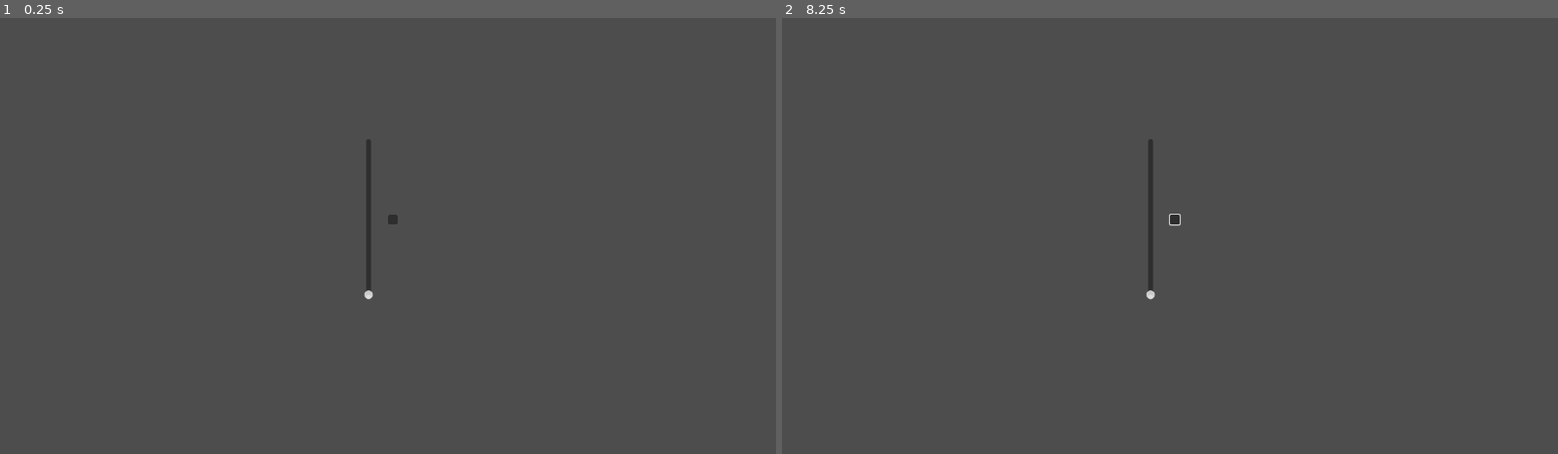
Above: before the commit, frames 1-2 (left to right).
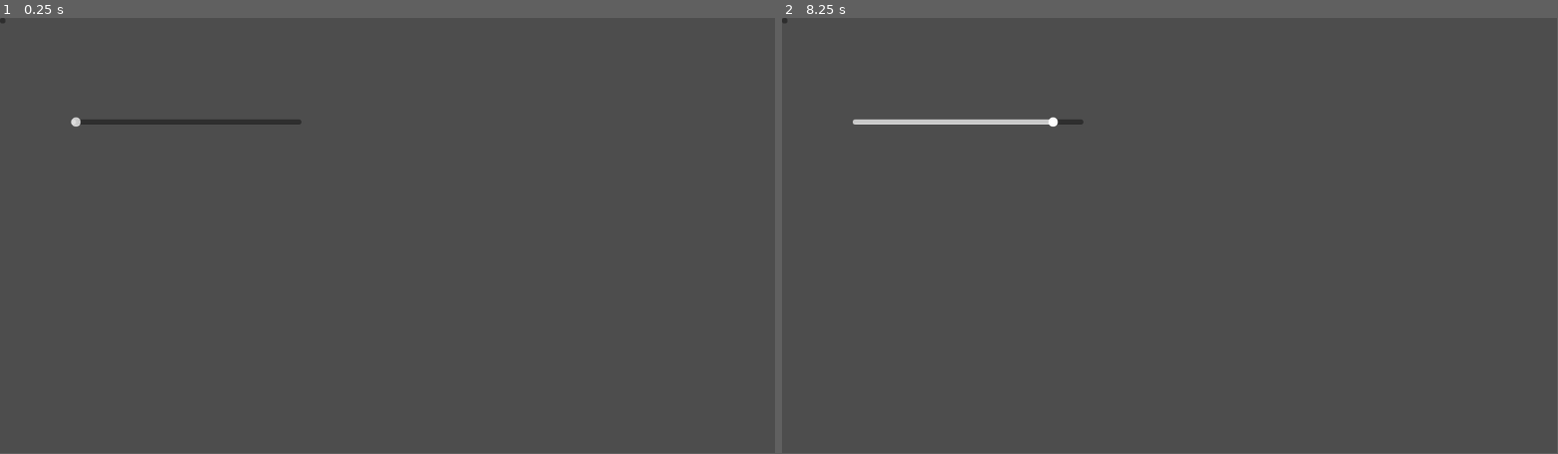
Above: after the commit, the same moments.

Repository: Joneck/godot_cardgame
Game: Godot game, scene res://start_run.tscn
Two runs of this game, one before a commit and one after it. Both use one fixed random seed, a clock stepped at 60 frames per second and the inputs below. This scene is started directly instead of the project's main scene.
Inputs (mouse positions are in pixels of both pictures, inside the frame that each line leads up to; where the layout moved, square brackets give the same spot in the first picture):
- Up to frame 1 (0.25 s): no input
- Up to frame 2 (8.25 s): click (782, 22) [1177, 218] at 0.5 s; click (782, 22) [1177, 218] at 1.25 s; click (782, 22) [1177, 218] at 2 s; tap Enter at 2.75, 4.25, 5.75 s; move the mouse to (1340, 214) at 2.77 s; click (1340, 214) at 2.92 s; tap Space at 3.5, 5, 6.5 s; move the mouse to (1014, 257) at 3.52 s; click (1014, 257) at 3.67 s; move the mouse to (1247, 140) at 4.27 s; click (1247, 140) at 4.42 s; move the mouse to (1131, 323) at 5.02 s; click (1131, 323) at 5.17 s; move the mouse to (1402, 301) at 5.77 s; click (1402, 301) at 5.92 s; move the mouse to (937, 170) at 6.52 s; click (937, 170) at 6.67 s; move the mouse to (1208, 236) at 7.27 s; click (1208, 236) at 7.42 s; move the mouse to (1053, 127) at 8.02 s; click (1053, 127) at 8.17 s
In our replay, the window is 800x450 before the commit and 799x449 after it. These sizes can differ from the game's own. Grey fills any space a smaller window leaves; there, only what the larger window draws over its background counts as a difference.

The runs differ from the first frame. In frame 1, 0.6% of the frame differs, in the area x 0-52%, y 0-65%; in frame 2, 0.6%.

Commit message:
Revert "Rework question mark"
This reverts commit fbfae98cb2f1c4a5f76f3c136f7b6958a7bbdace.

Diff:
--- a/project.godot
+++ b/project.godot
@@ -14,8 +14,3 @@
 run/main_scene="res://scenes/fight_scene.tscn"
 config/features=PackedStringArray("4.1", "Forward Plus")
 config/icon="res://icon.svg"
-
-[display]
-
-window/size/viewport_width=1280
-window/size/viewport_height=720
--- /dev/null
+++ b/scenes/map.tscn
@@ -0,0 +1,17 @@
+[gd_scene load_steps=2 format=3 uid="uid://bnrbxyrmh37km"]
+
+[ext_resource type="PackedScene" uid="uid://cmenc46fx7ur8" path="res://scenes/map_question_mark.tscn" id="1_jbcn4"]
+
+[node name="Node2D" type="Node2D"]
+
+[node name="mqm" parent="." instance=ExtResource("1_jbcn4")]
+position = Vector2(197, 230)
+
+[node name="mqm2" parent="." instance=ExtResource("1_jbcn4")]
+position = Vector2(436, 477)
+
+[node name="mqm3" parent="." instance=ExtResource("1_jbcn4")]
+position = Vector2(656, 192)
+
+[node name="mqm4" parent="." instance=ExtResource("1_jbcn4")]
+position = Vector2(925, 406)
--- a/scenes/map/map_q_button/map_q_button.tres
+++ /dev/null
@@ -1,121 +0,0 @@
-[gd_resource type="SpriteFrames" load_steps=25 format=3 uid="uid://b1otd4uqmh16i"]
-
-[ext_resource type="Texture2D" uid="uid://d4nv80a1ruhuq" path="res://artwork/map_question_tile/visited/question_tile_visited_1.png" id="2_28ol7"]
-[ext_resource type="Texture2D" uid="uid://ctqqdfkq7qj4c" path="res://artwork/map_question_tile/visited/question_tile_visited_2.png" id="3_3jxwg"]
-[ext_resource type="Texture2D" uid="uid://ily8c7bl48lp" path="res://artwork/map_question_tile/question_tile.png" id="4_ukmsg"]
-[ext_resource type="Texture2D" uid="uid://60qekyv5c6vo" path="res://artwork/map_question_tile/hover/question_mark_hover_1.png" id="5_s27t7"]
-[ext_resource type="Texture2D" uid="uid://b8rgq1s6utmxl" path="res://artwork/map_question_tile/hover/question_mark_hover_2.png" id="6_ubj77"]
-[ext_resource type="Texture2D" uid="uid://2yb31hlwtmag" path="res://artwork/map_question_tile/hover/question_mark_hover_3.png" id="7_ejyud"]
-[ext_resource type="Texture2D" uid="uid://otcr8lddysta" path="res://artwork/map_question_tile/hover/question_mark_hover_4.png" id="8_otv3t"]
-[ext_resource type="Texture2D" uid="uid://ccmptwlwgb8l4" path="res://artwork/map_question_tile/hover/question_mark_hover_5.png" id="9_ykbxl"]
-[ext_resource type="Texture2D" uid="uid://ig78exdp7b8y" path="res://artwork/map_question_tile/hover/question_mark_hover_6.png" id="10_ctyce"]
-[ext_resource type="Texture2D" uid="uid://d13mr27e3ls0a" path="res://artwork/map_question_tile/hover/question_mark_hover_7.png" id="11_sv4fg"]
-[ext_resource type="Texture2D" uid="uid://b41iehfaqtgwq" path="res://artwork/map_question_tile/transition/question_mark_transition_1.png" id="12_8e4uk"]
-[ext_resource type="Texture2D" uid="uid://bbb6hoj0h8qg" path="res://artwork/map_question_tile/transition/question_mark_transition_2.png" id="13_2uchs"]
-[ext_resource type="Texture2D" uid="uid://rqihrxxsm6oy" path="res://artwork/map_question_tile/transition/question_mark_transition_3.png" id="14_inoh8"]
-[ext_resource type="Texture2D" uid="uid://dv5vu6u2lhlao" path="res://artwork/map_question_tile/transition/question_mark_transition_4.png" id="15_5y8fu"]
-[ext_resource type="Texture2D" uid="uid://daer4kmaca06s" path="res://artwork/map_question_tile/transition/question_mark_transition_5.png" id="16_12qe6"]
-[ext_resource type="Texture2D" uid="uid://b5k84eagwm1rh" path="res://artwork/map_question_tile/transition/question_mark_transition_6.png" id="17_ebch2"]
-[ext_resource type="Texture2D" uid="uid://do06a3n221bwk" path="res://artwork/map_question_tile/transition/question_mark_transition_7.png" id="18_7pism"]
-[ext_resource type="Texture2D" uid="uid://bl73m1lmad447" path="res://artwork/map_question_tile/transition/question_mark_transition_8.png" id="19_ddicp"]
-[ext_resource type="Texture2D" uid="uid://drjsxvqbabo8h" path="res://artwork/map_question_tile/transition/question_mark_transition_9.png" id="20_d5sp3"]
-[ext_resource type="Texture2D" uid="uid://blfead6o54pge" path="res://artwork/map_question_tile/transition/question_mark_transition_10.png" id="21_hul31"]
-[ext_resource type="Texture2D" uid="uid://b5sdiijhyoc3x" path="res://artwork/map_question_tile/transition/question_mark_transition_11.png" id="22_mrv7l"]
-[ext_resource type="Texture2D" uid="uid://cgr8slfbkearp" path="res://artwork/map_question_tile/transition/question_mark_transition_12.png" id="23_sfdja"]
-[ext_resource type="Texture2D" uid="uid://b172rde6e5ilo" path="res://artwork/map_question_tile/transition/question_mark_transition_13.png" id="24_y3bm5"]
-[ext_resource type="Texture2D" uid="uid://c5acmdfwr1ct0" path="res://artwork/map_question_tile/transition/question_mark_transition_14.png" id="25_hbljo"]
-
-[resource]
-animations = [{
-"frames": [{
-"duration": 2.0,
-"texture": ExtResource("2_28ol7")
-}, {
-"duration": 1.0,
-"texture": ExtResource("3_3jxwg")
-}],
-"loop": false,
-"name": &"completed_transition",
-"speed": 1.0
-}, {
-"frames": [{
-"duration": 1.0,
-"texture": ExtResource("4_ukmsg")
-}],
-"loop": true,
-"name": &"default",
-"speed": 1.0
-}, {
-"frames": [{
-"duration": 1.0,
-"texture": ExtResource("5_s27t7")
-}, {
-"duration": 1.0,
-"texture": ExtResource("6_ubj77")
-}, {
-"duration": 1.0,
-"texture": ExtResource("7_ejyud")
-}, {
-"duration": 1.0,
-"texture": ExtResource("8_otv3t")
-}, {
-"duration": 1.0,
-"texture": ExtResource("9_ykbxl")
-}, {
-"duration": 1.0,
-"texture": ExtResource("10_ctyce")
-}, {
-"duration": 1.0,
-"texture": ExtResource("11_sv4fg")
-}],
-"loop": true,
-"name": &"hover",
-"speed": 6.0
-}, {
-"frames": [{
-"duration": 1.0,
-"texture": ExtResource("12_8e4uk")
-}, {
-"duration": 1.0,
-"texture": ExtResource("13_2uchs")
-}, {
-"duration": 1.0,
-"texture": ExtResource("14_inoh8")
-}, {
-"duration": 1.0,
-"texture": ExtResource("15_5y8fu")
-}, {
-"duration": 1.0,
-"texture": ExtResource("16_12qe6")
-}, {
-"duration": 1.0,
-"texture": ExtResource("17_ebch2")
-}, {
-"duration": 1.0,
-"texture": ExtResource("18_7pism")
-}, {
-"duration": 1.0,
-"texture": ExtResource("19_ddicp")
-}, {
-"duration": 1.0,
-"texture": ExtResource("20_d5sp3")
-}, {
-"duration": 1.0,
-"texture": ExtResource("21_hul31")
-}, {
-"duration": 1.0,
-"texture": ExtResource("22_mrv7l")
-}, {
-"duration": 1.0,
-"texture": ExtResource("23_sfdja")
-}, {
-"duration": 1.0,
-"texture": ExtResource("24_y3bm5")
-}, {
-"duration": 1.0,
-"texture": ExtResource("25_hbljo")
-}],
-"loop": false,
-"name": &"hover_transition",
-"speed": 13.0
-}]
--- a/scenes/map/map_q_button/map_q_button.tscn
+++ /dev/null
@@ -1,30 +0,0 @@
-[gd_scene load_steps=3 format=3 uid="uid://b72dpu6axbml"]
-
-[ext_resource type="SpriteFrames" uid="uid://b1otd4uqmh16i" path="res://scenes/map/map_q_button/map_q_button.tres" id="1_5dsx8"]
-[ext_resource type="Script" path="res://scripts/map_question_mark.gd" id="2_4ev37"]
-
-[node name="AnimatedSprite2D" type="AnimatedSprite2D"]
-position = Vector2(436, 314)
-sprite_frames = ExtResource("1_5dsx8")
-animation = &"completed_transition"
-frame = 1
-frame_progress = 1.0
-script = ExtResource("2_4ev37")
-
-[node name="Button" type="Button" parent="."]
-show_behind_parent = true
-anchors_preset = 15
-anchor_right = 1.0
-anchor_bottom = 1.0
-offset_left = -50.0
-offset_top = -50.0
-offset_right = -50.0
-offset_bottom = -50.0
-grow_horizontal = 2
-grow_vertical = 2
-
-[connection signal="animation_finished" from="." to="." method="_on_animation_finished"]
-[connection signal="draw" from="." to="." method="_on_draw"]
-[connection signal="button_up" from="Button" to="." method="_on_button_up"]
-[connection signal="mouse_entered" from="Button" to="." method="_on_mouse_entered"]
-[connection signal="mouse_exited" from="Button" to="." method="_on_mouse_exited"]
--- /dev/null
+++ b/scenes/map_question_mark.tscn
@@ -0,0 +1,156 @@
+[gd_scene load_steps=28 format=3 uid="uid://cmenc46fx7ur8"]
+
+[ext_resource type="Texture2D" uid="uid://bsvaicvvaqy3k" path="res://artwork/map_tile.png" id="1_0jg3b"]
+[ext_resource type="Texture2D" uid="uid://60qekyv5c6vo" path="res://artwork/map_question_tile/hover/question_mark_hover_1.png" id="2_3upxv"]
+[ext_resource type="Texture2D" uid="uid://b8rgq1s6utmxl" path="res://artwork/map_question_tile/hover/question_mark_hover_2.png" id="3_7iyrw"]
+[ext_resource type="Texture2D" uid="uid://2yb31hlwtmag" path="res://artwork/map_question_tile/hover/question_mark_hover_3.png" id="4_8cong"]
+[ext_resource type="Texture2D" uid="uid://otcr8lddysta" path="res://artwork/map_question_tile/hover/question_mark_hover_4.png" id="5_7gy08"]
+[ext_resource type="Texture2D" uid="uid://ccmptwlwgb8l4" path="res://artwork/map_question_tile/hover/question_mark_hover_5.png" id="6_andbk"]
+[ext_resource type="Texture2D" uid="uid://ig78exdp7b8y" path="res://artwork/map_question_tile/hover/question_mark_hover_6.png" id="7_uhedf"]
+[ext_resource type="Texture2D" uid="uid://d13mr27e3ls0a" path="res://artwork/map_question_tile/hover/question_mark_hover_7.png" id="8_gju7d"]
+[ext_resource type="Texture2D" uid="uid://b41iehfaqtgwq" path="res://artwork/map_question_tile/transition/question_mark_transition_1.png" id="9_w4lvu"]
+[ext_resource type="Texture2D" uid="uid://bbb6hoj0h8qg" path="res://artwork/map_question_tile/transition/question_mark_transition_2.png" id="10_lm6hc"]
+[ext_resource type="Texture2D" uid="uid://rqihrxxsm6oy" path="res://artwork/map_question_tile/transition/question_mark_transition_3.png" id="11_7h4j1"]
+[ext_resource type="Texture2D" uid="uid://dv5vu6u2lhlao" path="res://artwork/map_question_tile/transition/question_mark_transition_4.png" id="12_qibnh"]
+[ext_resource type="Texture2D" uid="uid://daer4kmaca06s" path="res://artwork/map_question_tile/transition/question_mark_transition_5.png" id="13_ce2ol"]
+[ext_resource type="Texture2D" uid="uid://b5k84eagwm1rh" path="res://artwork/map_question_tile/transition/question_mark_transition_6.png" id="14_m7clm"]
+[ext_resource type="Texture2D" uid="uid://do06a3n221bwk" path="res://artwork/map_question_tile/transition/question_mark_transition_7.png" id="15_m5oot"]
+[ext_resource type="Texture2D" uid="uid://bl73m1lmad447" path="res://artwork/map_question_tile/transition/question_mark_transition_8.png" id="16_8wbj2"]
+[ext_resource type="Texture2D" uid="uid://drjsxvqbabo8h" path="res://artwork/map_question_tile/transition/question_mark_transition_9.png" id="17_31urq"]
+[ext_resource type="Texture2D" uid="uid://blfead6o54pge" path="res://artwork/map_question_tile/transition/question_mark_transition_10.png" id="18_nypk0"]
+[ext_resource type="Texture2D" uid="uid://b5sdiijhyoc3x" path="res://artwork/map_question_tile/transition/question_mark_transition_11.png" id="19_8368m"]
+[ext_resource type="Texture2D" uid="uid://cgr8slfbkearp" path="res://artwork/map_question_tile/transition/question_mark_transition_12.png" id="20_ogclp"]
+[ext_resource type="Texture2D" uid="uid://b172rde6e5ilo" path="res://artwork/map_question_tile/transition/question_mark_transition_13.png" id="21_avyo0"]
+[ext_resource type="Texture2D" uid="uid://c5acmdfwr1ct0" path="res://artwork/map_question_tile/transition/question_mark_transition_14.png" id="22_semv5"]
+[ext_resource type="Texture2D" uid="uid://ctqqdfkq7qj4c" path="res://artwork/map_question_tile/visited/question_tile_visited_2.png" id="23_ddaum"]
+[ext_resource type="Texture2D" uid="uid://ily8c7bl48lp" path="res://artwork/map_question_tile/question_tile.png" id="24_4wmt2"]
+[ext_resource type="Texture2D" uid="uid://d4nv80a1ruhuq" path="res://artwork/map_question_tile/visited/question_tile_visited_1.png" id="25_d76vr"]
+[ext_resource type="Script" path="res://scripts/map_question_mark.gd" id="26_dp00f"]
+
+[sub_resource type="SpriteFrames" id="SpriteFrames_hmlj1"]
+animations = [{
+"frames": [{
+"duration": 1.0,
+"texture": ExtResource("1_0jg3b")
+}],
+"loop": true,
+"name": &"default",
+"speed": 10.0
+}, {
+"frames": [{
+"duration": 1.0,
+"texture": ExtResource("3_7iyrw")
+}, {
+"duration": 1.0,
+"texture": ExtResource("4_8cong")
+}, {
+"duration": 1.0,
+"texture": ExtResource("5_7gy08")
+}, {
+"duration": 1.0,
+"texture": ExtResource("6_andbk")
+}, {
+"duration": 1.0,
+"texture": ExtResource("7_uhedf")
+}, {
+"duration": 1.0,
+"texture": ExtResource("8_gju7d")
+}, {
+"duration": 1.0,
+"texture": ExtResource("2_3upxv")
+}],
+"loop": true,
+"name": &"hover",
+"speed": 6.0
+}, {
+"frames": [{
+"duration": 1.0,
+"texture": ExtResource("9_w4lvu")
+}, {
+"duration": 1.0,
+"texture": ExtResource("10_lm6hc")
+}, {
+"duration": 1.0,
+"texture": ExtResource("11_7h4j1")
+}, {
+"duration": 1.0,
+"texture": ExtResource("12_qibnh")
+}, {
+"duration": 1.0,
+"texture": ExtResource("13_ce2ol")
+}, {
+"duration": 1.0,
+"texture": ExtResource("14_m7clm")
+}, {
+"duration": 1.0,
+"texture": ExtResource("15_m5oot")
+}, {
+"duration": 1.0,
+"texture": ExtResource("16_8wbj2")
+}, {
+"duration": 1.0,
+"texture": ExtResource("17_31urq")
+}, {
+"duration": 1.0,
+"texture": ExtResource("18_nypk0")
+}, {
+"duration": 1.0,
+"texture": ExtResource("19_8368m")
+}, {
+"duration": 1.0,
+"texture": ExtResource("20_ogclp")
+}, {
+"duration": 1.0,
+"texture": ExtResource("21_avyo0")
+}, {
+"duration": 1.0,
+"texture": ExtResource("22_semv5")
+}],
+"loop": false,
+"name": &"hover_transition",
+"speed": 20.0
+}, {
+"frames": [{
+"duration": 1.0,
+"texture": ExtResource("23_ddaum")
+}],
+"loop": true,
+"name": &"visited",
+"speed": 5.0
+}, {
+"frames": [{
+"duration": 1.0,
+"texture": ExtResource("24_4wmt2")
+}, {
+"duration": 1.0,
+"texture": ExtResource("25_d76vr")
+}, {
+"duration": 1.0,
+"texture": ExtResource("23_ddaum")
+}],
+"loop": false,
+"name": &"visited_transition",
+"speed": 5.0
+}]
+
+[node name="AnimatedSprite2D" type="AnimatedSprite2D"]
+sprite_frames = SubResource("SpriteFrames_hmlj1")
+script = ExtResource("26_dp00f")
+
+[node name="Button" type="Button" parent="."]
+show_behind_parent = true
+anchors_preset = 15
+anchor_right = 1.0
+anchor_bottom = 1.0
+offset_left = -50.0
+offset_top = -50.0
+offset_right = -50.0
+offset_bottom = -50.0
+grow_horizontal = 2
+grow_vertical = 2
+
+[connection signal="animation_finished" from="." to="." method="_on_animation_finished"]
+[connection signal="draw" from="." to="." method="_on_draw"]
+[connection signal="button_up" from="Button" to="." method="_on_button_up"]
+[connection signal="mouse_entered" from="Button" to="." method="_on_mouse_entered"]
+[connection signal="mouse_exited" from="Button" to="." method="_on_mouse_exited"]
--- a/scripts/map_question_mark.gd
+++ b/scripts/map_question_mark.gd
@@ -3,9 +3,6 @@
 var currentAnim = 'default'
 var entered = false
 var completed = false
-
-func _ready():
-	play('default')
 
 func _on_mouse_entered():
 	if not completed:
@@ -38,7 +35,6 @@
 func _on_draw():
 	if entered:
 		completed = true
-		stop()
-		currentAnim = 'completed_transition'
-		play('completed_transition')
-	entered = false
+		currentAnim = 'visited_transition'
+		play('visited_transition')
+		entered = false
--- a/scripts/run_starter.gd
+++ /dev/null
@@ -1,15 +0,0 @@
-extends Node
-
-var value = 1
-
-func _on_slider_value_changed(slider_value):
-	value = slider_value
-	pass # Replace with function body.
-
-
-func _on_button_up():
-	print(value)
-	pass # Replace with function body.
-
-func generate_map(floor_number):
-	pass
--- a/scroll_container_trying.tscn
+++ /dev/null
@@ -1,26 +0,0 @@
-[gd_scene load_steps=2 format=3 uid="uid://kpn8a5kihpjc"]
-
-[ext_resource type="PackedScene" uid="uid://cfg74cn2d7bg0" path="res://scenes/map/control_question_mark_map.tscn" id="1_i3ucu"]
-
-[node name="ScrollContainer" type="ScrollContainer"]
-anchors_preset = 15
-anchor_right = 1.0
-anchor_bottom = 1.0
-grow_horizontal = 2
-grow_vertical = 2
-
-[node name="VBoxContainer" type="VBoxContainer" parent="."]
-layout_mode = 2
-size_flags_horizontal = 3
-size_flags_vertical = 3
-alignment = 1
-
-[node name="Control" parent="VBoxContainer" instance=ExtResource("1_i3ucu")]
-custom_minimum_size = Vector2(100, 100)
-layout_mode = 2
-size_flags_stretch_ratio = 0.02
-
-[node name="Control2" parent="VBoxContainer" instance=ExtResource("1_i3ucu")]
-custom_minimum_size = Vector2(100, 100)
-layout_mode = 2
-size_flags_stretch_ratio = 0.02
--- a/start_run.tscn
+++ b/start_run.tscn
@@ -1,32 +1,14 @@
-[gd_scene load_steps=2 format=3 uid="uid://d3g3xhj3i8cf3"]
-
-[ext_resource type="Script" path="res://scripts/run_starter.gd" id="1_lqlgx"]
+[gd_scene format=3 uid="uid://d3g3xhj3i8cf3"]
 
 [node name="Node2D" type="Node2D"]
-script = ExtResource("1_lqlgx")
 
-[node name="VSlider" type="VSlider" parent="."]
-offset_left = 600.0
-offset_top = 200.0
-offset_right = 616.0
-offset_bottom = 465.0
-min_value = 1.0
-max_value = 5.0
-value = 1.0
+[node name="Button" type="Button" parent="."]
+offset_right = 8.0
+offset_bottom = 8.0
 
-[node name="Button" type="Button" parent="VSlider"]
-layout_mode = 1
-anchors_preset = 6
-anchor_left = 1.0
-anchor_top = 0.5
-anchor_right = 1.0
-anchor_bottom = 0.5
-offset_left = 24.0
-offset_top = -8.0
-offset_right = 40.0
-offset_bottom = 8.0
-grow_horizontal = 0
-grow_vertical = 2
-
-[connection signal="value_changed" from="VSlider" to="." method="_on_slider_value_changed"]
-[connection signal="button_up" from="VSlider/Button" to="." method="_on_button_up"]
+[node name="HSlider" type="HSlider" parent="."]
+offset_left = 105.0
+offset_top = 139.0
+offset_right = 448.0
+offset_bottom = 172.0
+max_value = 1000.0
--- a/trying_lattice.tscn
+++ /dev/null
@@ -1,97 +0,0 @@
-[gd_scene load_steps=2 format=3 uid="uid://djxmogxgnjscm"]
-
-[ext_resource type="PackedScene" uid="uid://cmenc46fx7ur8" path="res://scenes/map/map_question_mark.tscn" id="1_2ctde"]
-
-[node name="ScrollContainer" type="ScrollContainer"]
-anchors_preset = 13
-anchor_left = 0.5
-anchor_right = 0.5
-anchor_bottom = 1.0
-offset_top = 6.0
-offset_right = 100.0
-offset_bottom = 6.0
-grow_horizontal = 2
-grow_vertical = 2
-horizontal_scroll_mode = 0
-
-[node name="VBoxContainer" type="VBoxContainer" parent="."]
-layout_mode = 2
-size_flags_horizontal = 3
-size_flags_vertical = 3
-
-[node name="Control" type="Control" parent="VBoxContainer"]
-layout_mode = 2
-size_flags_vertical = 3
-
-[node name="AnimatedSprite2D" parent="VBoxContainer/Control" instance=ExtResource("1_2ctde")]
-position = Vector2(50, 50)
-
-[node name="Control2" type="Control" parent="VBoxContainer"]
-layout_mode = 2
-size_flags_vertical = 3
-
-[node name="AnimatedSprite2D" parent="VBoxContainer/Control2" instance=ExtResource("1_2ctde")]
-position = Vector2(50, 50)
-
-[node name="Control3" type="Control" parent="VBoxContainer"]
-layout_mode = 2
-size_flags_vertical = 3
-
-[node name="AnimatedSprite2D" parent="VBoxContainer/Control3" instance=ExtResource("1_2ctde")]
-position = Vector2(50, 50)
-
-[node name="Control4" type="Control" parent="VBoxContainer"]
-layout_mode = 2
-size_flags_vertical = 3
-
-[node name="AnimatedSprite2D" parent="VBoxContainer/Control4" instance=ExtResource("1_2ctde")]
-position = Vector2(50, 50)
-
-[node name="Control5" type="Control" parent="VBoxContainer"]
-layout_mode = 2
-size_flags_vertical = 3
-
-[node name="AnimatedSprite2D" parent="VBoxContainer/Control5" instance=ExtResource("1_2ctde")]
-position = Vector2(50, 50)
-
-[node name="Control6" type="Control" parent="VBoxContainer"]
-layout_mode = 2
-size_flags_vertical = 3
-
-[node name="AnimatedSprite2D" parent="VBoxContainer/Control6" instance=ExtResource("1_2ctde")]
-position = Vector2(50, 50)
-
-[node name="Control7" type="Control" parent="VBoxContainer"]
-layout_mode = 2
-size_flags_vertical = 3
-
-[node name="AnimatedSprite2D" parent="VBoxContainer/Control7" instance=ExtResource("1_2ctde")]
-position = Vector2(50, 50)
-
-[node name="Control8" type="Control" parent="VBoxContainer"]
-layout_mode = 2
-size_flags_vertical = 3
-
-[node name="AnimatedSprite2D" parent="VBoxContainer/Control8" instance=ExtResource("1_2ctde")]
-position = Vector2(50, 50)
-
-[node name="Control9" type="Control" parent="VBoxContainer"]
-layout_mode = 2
-size_flags_vertical = 3
-
-[node name="AnimatedSprite2D" parent="VBoxContainer/Control9" instance=ExtResource("1_2ctde")]
-position = Vector2(50, 50)
-
-[node name="Control10" type="Control" parent="VBoxContainer"]
-layout_mode = 2
-size_flags_vertical = 3
-
-[node name="AnimatedSprite2D" parent="VBoxContainer/Control10" instance=ExtResource("1_2ctde")]
-position = Vector2(50, 50)
-
-[node name="Control11" type="Control" parent="VBoxContainer"]
-layout_mode = 2
-size_flags_vertical = 3
-
-[node name="AnimatedSprite2D" parent="VBoxContainer/Control11" instance=ExtResource("1_2ctde")]
-position = Vector2(50, 50)
Binary file removed: artwork/map_question_tile/visited/question_tile_visited_0.png
Not shown, removed: artwork/map_question_tile/visited/question_tile_visited_0.png.import
